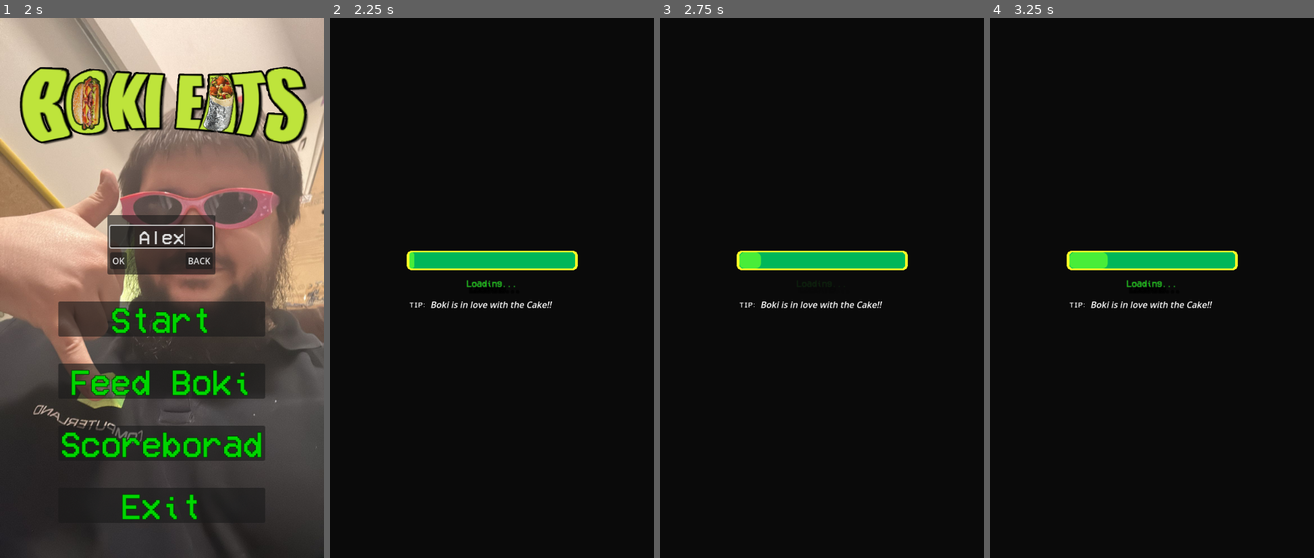
Above: before the commit, frames 1-4 (left to right).
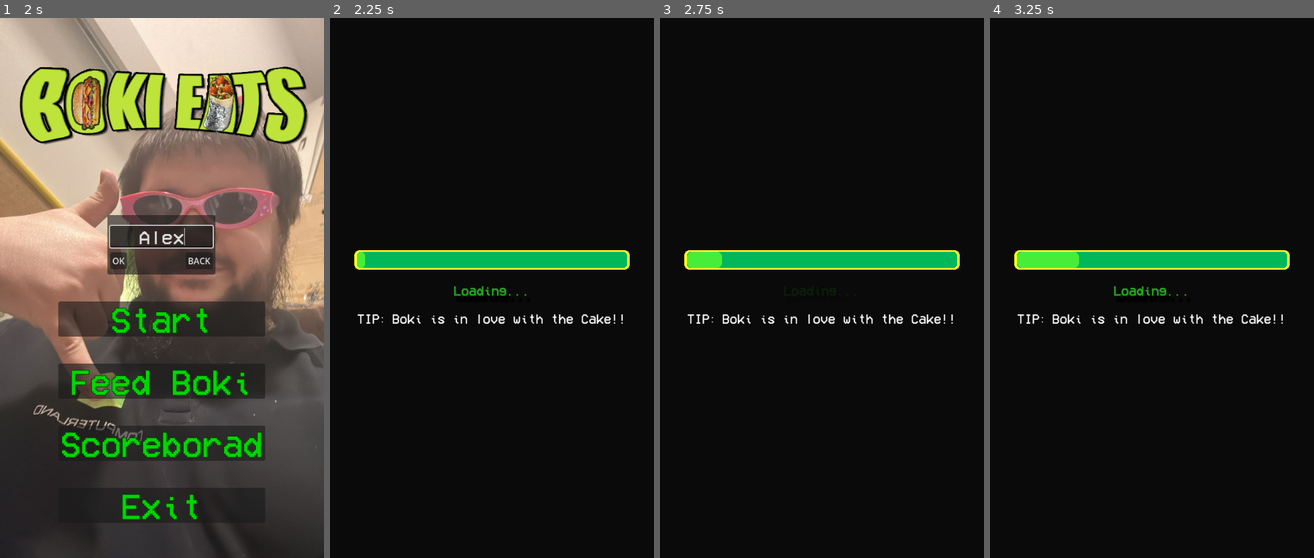
Above: after the commit, the same moments.

Repository: DKirkovik/Boki_eats_game
Game: Godot game, scene res://GUI/main_menu/main_menu.tscn
Two runs of this game, one before a commit and one after it. Both use one fixed random seed, a clock stepped at 60 frames per second and the inputs below.
Inputs (mouse positions are in pixels of both pictures, inside the frame that each line leads up to):
- Up to frame 1 (2 s): click "Start" at 0.5 s; click (162, 234) at 1.27 s; type "Alex" at 1.35 s
- Up to frame 2 (2.25 s): click "Start" at 2 s
- Up to frame 3 (2.75 s): no input
- Up to frame 4 (3.25 s): hold D (right) from 2.78 s (still down)

Frame 1 is identical in both runs. In frame 2, 2.8% of the frame differs, in the area x 7-93%, y 43-57%; in frame 3, 2.6%; in frame 4, 3.0%.

Commit message:
fixed some visuals

Diff:
--- a/Assets/Fonts/score_font.tres
+++ b/Assets/Fonts/score_font.tres
@@ -5,6 +5,7 @@
 [resource]
 line_spacing = 5.0
 font = ExtResource("1_7m85w")
+font_size = 24
 font_color = Color(0.160784, 0.94902, 0.101961, 1)
 outline_size = 3
 outline_color = Color(0.105882, 0.372549, 0.141176, 1)
--- a/GUI/main_menu/test_pop_up.gd
+++ b/GUI/main_menu/test_pop_up.gd
@@ -12,7 +12,6 @@
 func _on_ok_pressed():
 	if line_edit.text.strip_edges() == "":
 		line_edit.modulate = Color.CRIMSON
-		print("text empty")
 		return
 	else:
 		GameManager.set_player_name(str(line_edit.text))
--- a/GameManagers/game_manager.gd
+++ b/GameManagers/game_manager.gd
@@ -32,7 +32,6 @@
 	fill_list()
 	var date = Time.get_datetime_dict_from_system()
 	cur_date = "%02d-%02d-%04d - %02d:%02d:%02d" % [date["day"], date["month"], date["year"],date["hour"],date["minute"],date["second"]]
-	print(cur_date)
 
 func on_score_changed(_score:float) ->void:
 	if !is_game_over:
--- a/GameManagers/global_scoreboard_manager.gd
+++ b/GameManagers/global_scoreboard_manager.gd
@@ -9,7 +9,7 @@
 	#send_request()
 	var test = {"name": "Player2", "score": 2300, "date": "2024-11-08"}
 
-	print(GameManager.all_player_list[0].player_name,GameManager.all_player_list[0].score,GameManager.all_player_list[0].date)
+	#print(GameManager.all_player_list[0].player_name,GameManager.all_player_list[0].score,GameManager.all_player_list[0].date)
 
 	send_post_request(test)
 
@@ -25,4 +25,4 @@
 func _on_request_completed(results, response_code, headers, body) ->void:
 	var json = JSON.parse_string(body.get_string_from_utf8())
 
-	print(json)
+	#print(json)
--- a/LoadingScreen/load_screen.tscn
+++ b/LoadingScreen/load_screen.tscn
@@ -9,6 +9,7 @@
 [ext_resource type="PackedScene" uid="uid://cv4dw238xylqv" path="res://Trash/Trash.tscn" id="4_vpjih"]
 [ext_resource type="PackedScene" uid="uid://bqb8mm0vgao4l" path="res://Walls/bottom_wall.tscn" id="5_hjhob"]
 [ext_resource type="PackedScene" uid="uid://n3s85dv68gnp" path="res://Walls/Particles/gpu_particles_2d.tscn" id="6_5qxbf"]
+[ext_resource type="PackedScene" uid="uid://jghf78d01w1i" path="res://Trash/carrot.tscn" id="8_2xfo2"]
 
 [sub_resource type="Theme" id="Theme_afca8"]
 default_base_scale = 0.6
@@ -128,7 +129,7 @@
 grow_vertical = 2
 script = ExtResource("1_e730a")
 tip_text = ExtResource("2_rewf5")
-obj_to_load = [ExtResource("2_t8kar"), ExtResource("3_8m2ug"), ExtResource("4_vpjih"), ExtResource("5_hjhob"), ExtResource("6_5qxbf")]
+obj_to_load = [ExtResource("2_t8kar"), ExtResource("3_8m2ug"), ExtResource("4_vpjih"), ExtResource("5_hjhob"), ExtResource("6_5qxbf"), ExtResource("8_2xfo2")]
 
 [node name="ColorRect" type="ColorRect" parent="."]
 layout_mode = 1
@@ -163,7 +164,7 @@
 offset_bottom = 66.5
 grow_horizontal = 2
 grow_vertical = 2
-theme_override_constants/separation = 20
+theme_override_constants/separation = 30
 
 [node name="ProgressBar" type="ProgressBar" parent="ColorRect/VBoxContainer"]
 custom_minimum_size = Vector2(300, 30)
@@ -186,8 +187,10 @@
 size_flags_vertical = 4
 theme_override_fonts/normal_font = ExtResource("1_7y5ay")
 theme_override_fonts/bold_font = ExtResource("1_7y5ay")
-theme_override_font_sizes/normal_font_size = 12
-theme_override_font_sizes/bold_font_size = 14
+theme_override_fonts/italics_font = ExtResource("1_7y5ay")
+theme_override_font_sizes/normal_font_size = 20
+theme_override_font_sizes/bold_font_size = 24
+theme_override_font_sizes/italics_font_size = 24
 bbcode_enabled = true
 text = "[b]TIP[/b]: [i]Boki doesn't like to eat vegetables![/i]
 
@@ -201,7 +204,7 @@
 
 [node name="AnimationPlayer" type="AnimationPlayer" parent="."]
 libraries = {
-"": SubResource("AnimationLibrary_mswsm")
+&"": SubResource("AnimationLibrary_mswsm")
 }
 autoplay = "idle"
 
--- a/Player/boki.gd
+++ b/Player/boki.gd
@@ -119,10 +119,7 @@
 	debuff.wait_time = _time
 	debuff.start()
 
-
-
 func _on_debuff_timeout():
-	print("debuf ended")
 	if speed > max_speed:
 		power_down.play()
 	speed = max_speed
@@ -137,12 +134,10 @@
 
 func speed_color() ->void:
 	if speed > max_speed:
-		print("is speed")
 		is_fast = true
 		shader.set_shader_parameter("is_active",true)
 
 	if speed < max_speed:
-		print("is slow")
 		is_slowed = true
 		power_down.play()
 		shader.set_shader_parameter("is_active",false)
--- a/Spawner/spawner.gd
+++ b/Spawner/spawner.gd
@@ -33,10 +33,8 @@
 	GameManager.game_start.connect(start_game)
 
 	if food_scenes == null:
-		print("nothing to spawn")
 		return
 	if powerup_scenes == null:
-		print("no powerups to spawn")
 		return
 
 	spawnrate = max_spawnrate
@@ -49,7 +47,6 @@
 		speed_up = true
 		spawnrate -= spawn_rate_amount
 		speed_percent += spawn_rate_amount
-		print("spawnrate changed", spawnrate)
 		timer.wait_time = spawnrate
 
 func get_spawnpoint(range:Vector2) ->float:
@@ -63,7 +60,6 @@
 	food_instance.global_position = Vector2(spawn_point,global_position.y)
 	food_instance.set_speed(speed_percent)
 	if food_container == null:
-		print("nowhere to spawn")
 		return
 	food_container.add_child(food_instance)
 	spawned_foods +=1
@@ -80,7 +76,6 @@
 	var spawn_point = get_spawnpoint(spawn_range)
 	powerup_instance.global_position = Vector2(spawn_point,global_position.y)
 	if food_container == null:
-		print("nowhere to spawn")
 		return
 	food_container.add_child(powerup_instance)
 
--- a/Walls/bottom_wall.gd
+++ b/Walls/bottom_wall.gd
@@ -54,7 +54,6 @@
 
 func spawn_particles(pos:Vector2) ->void:
 	if particles_scene == null:
-		print("nothing to spawn")
 		return
 	var particle_instnace = particles_scene.instantiate() as Node2D
 	particle_instnace.global_position = Vector2(pos.x,pos.y + particle_offset)
Not shown: 1 places in LoadingScreen/load_screen.tscn that only renumber resources
